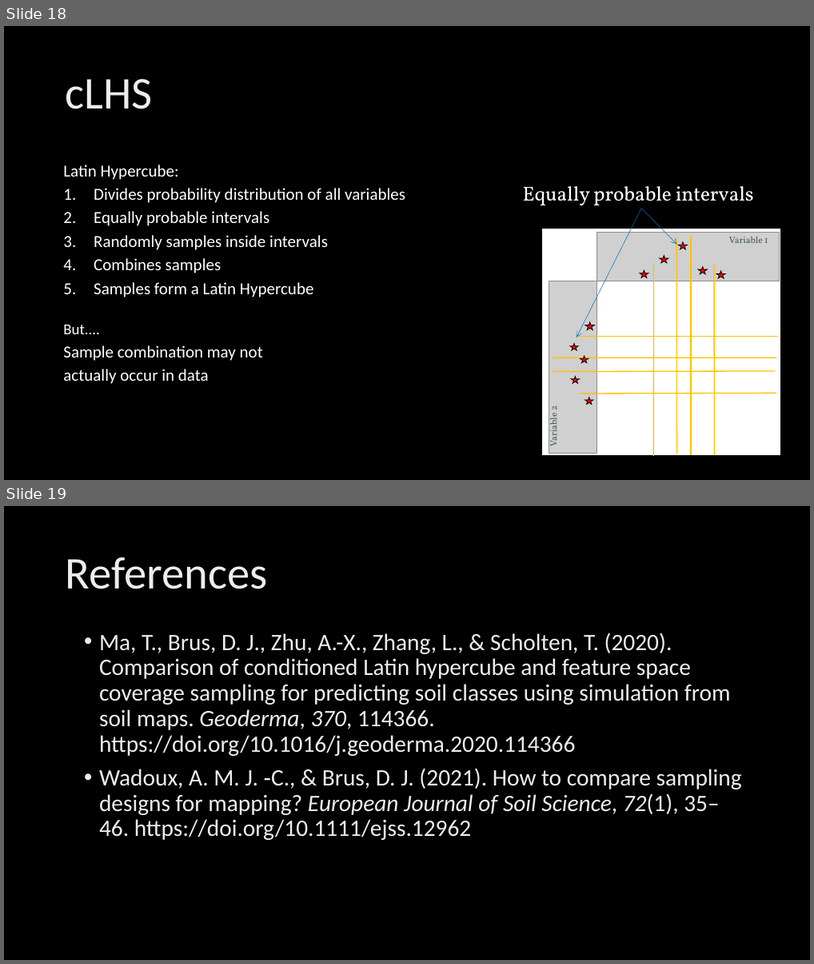
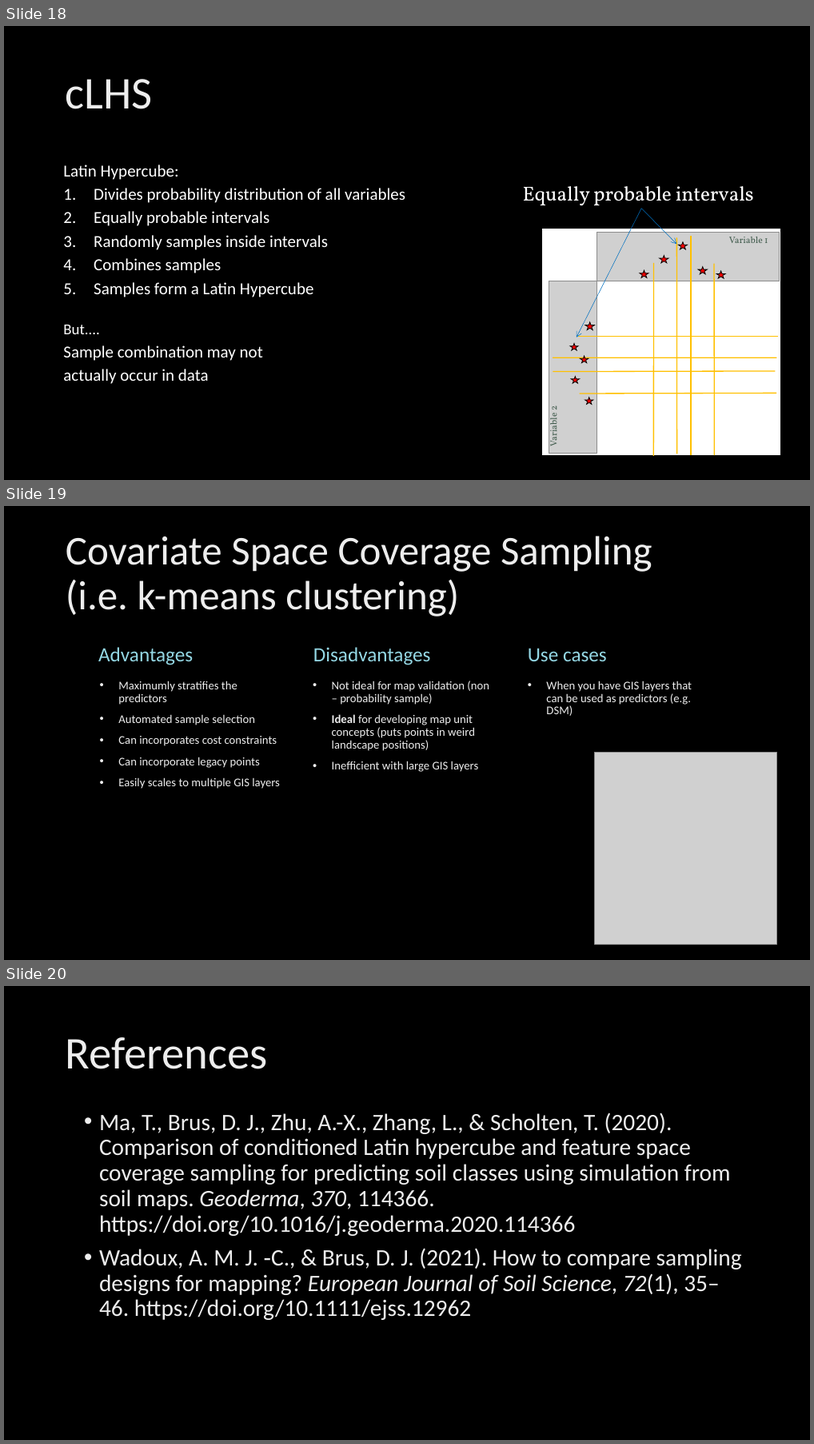
Before and after one commit to ncss-tech/stats_for_soil_survey, a slide deck: presentations/3_sampling/sampling_fy22.pptx. Shown one above the other, each under a label of ours: slides 18 and 19 before the commit, slides 18, 19 and 20 after it. The pictures are 814x964 and 814x1444 pixels, drawn with LibreOffice and Linux fonts; fonts in the diff are those of the drawing; grey boxes stand for pictures; background and template pictures are left out. Boxes give left, top, right and bottom in pixels: in the first picture for what was removed or moved away, otherwise in the second. Text is boxed around its words. In the diff, an @@ line names an element or a change of style, - is before the commit and + after.

```diff
--- a/presentations/3_sampling/sampling_fy22.pptx
+++ b/presentations/3_sampling/sampling_fy22.pptx
@@ slide 19 added at box(4, 506, 810, 960), background picture (left out) @@
@@ title added at box(66, 536, 653, 616), 48.6 pt, text gradient #BFBFBF to #EDEDED to #FFFFFF @@
+Covariate Space Coverage Sampling
+(i.e. k-means clustering)
@@ text added at box(98, 647, 193, 665), 24 pt, text gradient #9FDBE7 to #94D7E4 to #BFE7EF to #FFFFFF @@
+Advantages
@@ text added at box(314, 647, 431, 665), 24 pt, text gradient #9FDBE7 to #94D7E4 to #BFE7EF to #FFFFFF @@
+Disadvantages
@@ text added at box(528, 648, 607, 661), 24 pt, text gradient #9FDBE7 to #94D7E4 to #BFE7EF to #FFFFFF @@
+Use cases
@@ text added at box(118, 680, 280, 788), 14 pt, text gradient #BFBFBF to #EDEDED to #FFFFFF @@
+• Maximumly stratifies the predictors
+• Automated sample selection
+• Can incorporates cost constraints
+• Can incorporate legacy points
+• Easily scales to multiple GIS layers
@@ text added at box(332, 680, 490, 772), 14 pt, text gradient #BFBFBF to #EDEDED to #FFFFFF @@
+• Not ideal for map validation (non – probability sample)
+• Ideal for developing map unit concepts (puts points in weird landscape positions)
+• Inefficient with large GIS layers
@@ text added at box(546, 680, 692, 716), 14 pt, text gradient #BFBFBF to #EDEDED to #FFFFFF @@
+• When you have GIS layers that can be used as predictors (e.g. DSM)
@@ picture added at box(595, 752, 777, 944) @@
@@ what was slide 19 is now slide 20 @@
```
Also in this commit, not shown: 1 slide changed.
